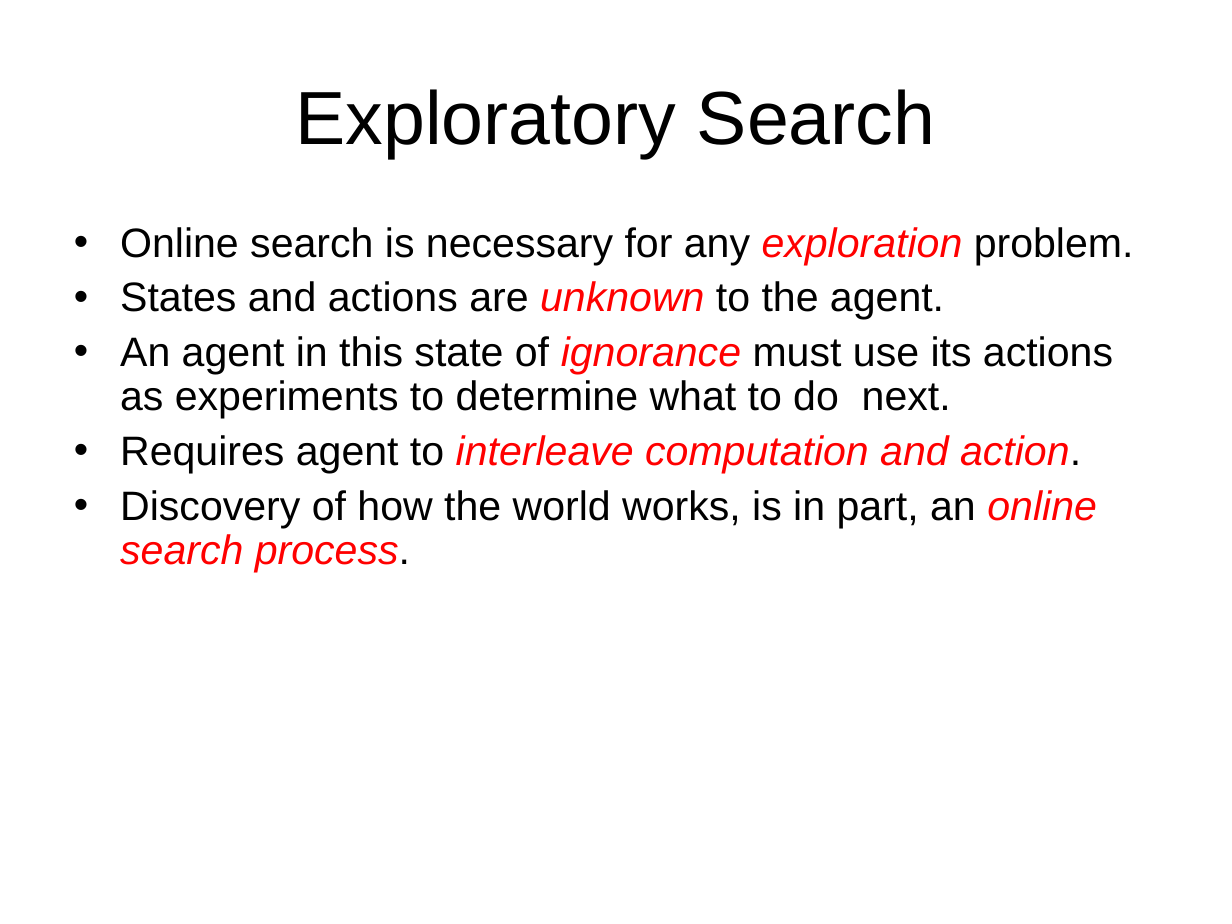
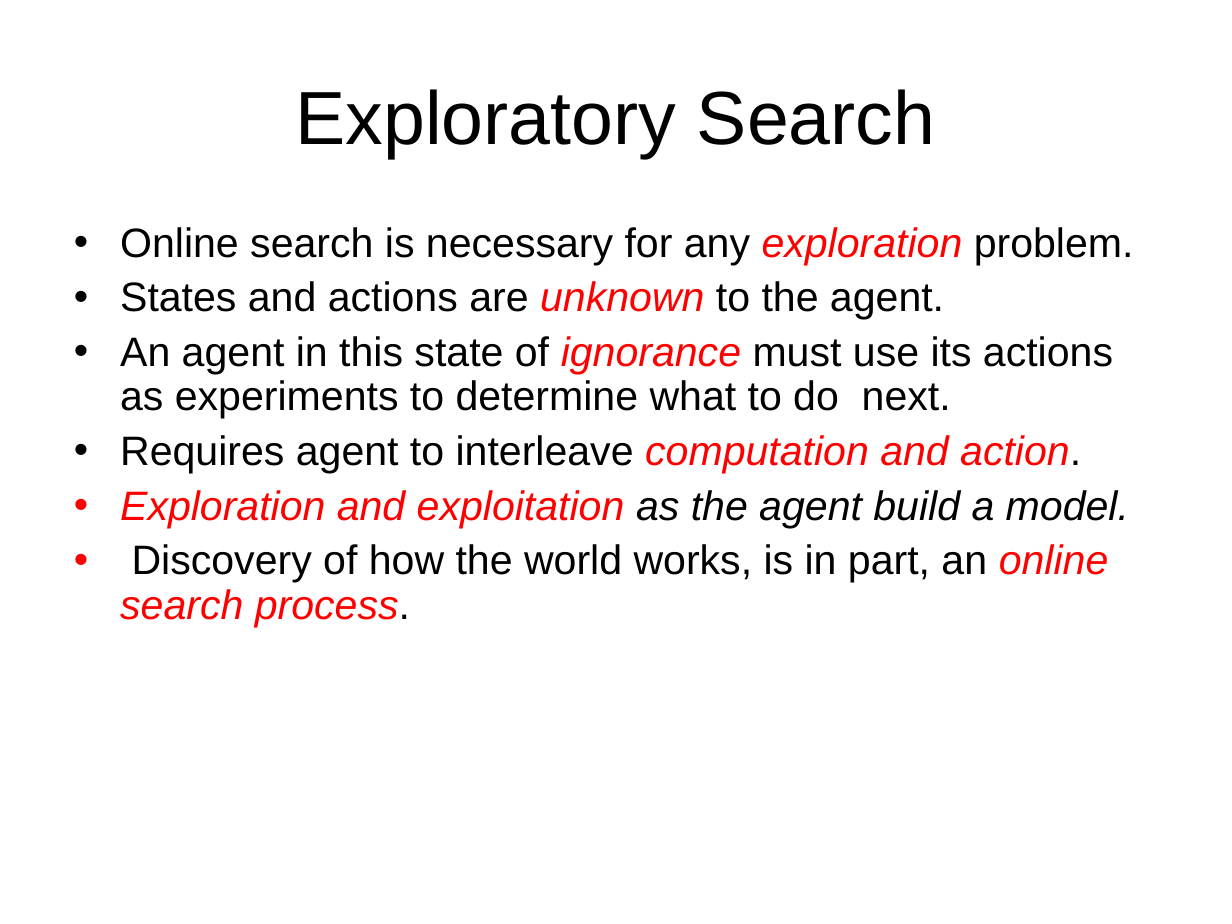
Before and after one commit to jayurbain/artificial-intelligence, a slide deck: slide 5 of slides/m4.5-onlinesearch.ppt. Drawn at 1232x924 pixels with LibreOffice and Linux fonts; fonts in the diff are those of the drawing. Boxes give left, top, right and bottom in pixels: in the first picture for what was removed or moved away, otherwise in the second. Text is boxed around its words. In the diff, an @@ line names an element or a change of style, - is before the commit and + after.

```diff
--- a/slides/m4.5-onlinesearch.ppt
+++ b/slides/m4.5-onlinesearch.ppt
@@ text at bbox=[120, 435, 1109, 627]: text colour #FF0000 to #000000, italic off in "interleave"; bullet colour #000000 to #FF0000 @@
@@ text at bbox=[120, 490, 1129, 528]: paragraph added @@
+• Exploration and exploitation as the agent build a model.
```
Also in this commit, not shown: 3 other slides changed, 8 other files.
